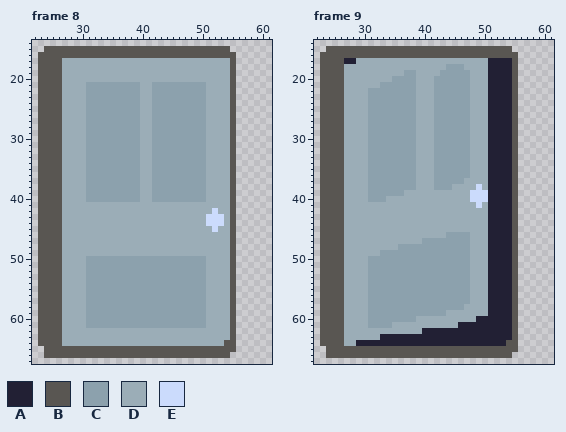
Pixel-art file -- Assets/Sprites/Base_Decor.aseprite. Above is the file before it was changed.
80x80 pixels, 11 frames. Shown: frame 8: x 22..61, y 14..67; frame 9: x 22..61, y 14..67. The commit also changed other frames, which this record leaves out.
Palette (. is transparent): A #222034  B #595652  C #8ca1ad  D #9badb7  E #cbdbfc
Pixels before, frame 8, first column x 23:
15 .BBBBBBBBBBBBBBBBBBBBBBBBBBBBBBB.
16 BBBBBBBBBBBBBBBBBBBBBBBBBBBBBBBBB
17 BBBBDDDDDDDDDDDDDDDDDDDDDDDDDDDDB
18 BBBBDDDDDDDDDDDDDDDDDDDDDDDDDDDDB
19 BBBBDDDDDDDDDDDDDDDDDDDDDDDDDDDDB
20 BBBBDDDDDDDDDDDDDDDDDDDDDDDDDDDDB
21 BBBBDDDDCCCCCCCCCDDCCCCCCCCCDDDDB
22 BBBBDDDDCCCCCCCCCDDCCCCCCCCCDDDDB
23 BBBBDDDDCCCCCCCCCDDCCCCCCCCCDDDDB
24 BBBBDDDDCCCCCCCCCDDCCCCCCCCCDDDDB
25 BBBBDDDDCCCCCCCCCDDCCCCCCCCCDDDDB
26 BBBBDDDDCCCCCCCCCDDCCCCCCCCCDDDDB
27 BBBBDDDDCCCCCCCCCDDCCCCCCCCCDDDDB
28 BBBBDDDDCCCCCCCCCDDCCCCCCCCCDDDDB
29 BBBBDDDDCCCCCCCCCDDCCCCCCCCCDDDDB
30 BBBBDDDDCCCCCCCCCDDCCCCCCCCCDDDDB
31 BBBBDDDDCCCCCCCCCDDCCCCCCCCCDDDDB
32 BBBBDDDDCCCCCCCCCDDCCCCCCCCCDDDDB
33 BBBBDDDDCCCCCCCCCDDCCCCCCCCCDDDDB
34 BBBBDDDDCCCCCCCCCDDCCCCCCCCCDDDDB
35 BBBBDDDDCCCCCCCCCDDCCCCCCCCCDDDDB
36 BBBBDDDDCCCCCCCCCDDCCCCCCCCCDDDDB
37 BBBBDDDDCCCCCCCCCDDCCCCCCCCCDDDDB
38 BBBBDDDDCCCCCCCCCDDCCCCCCCCCDDDDB
39 BBBBDDDDCCCCCCCCCDDCCCCCCCCCDDDDB
40 BBBBDDDDCCCCCCCCCDDCCCCCCCCCDDDDB
41 BBBBDDDDDDDDDDDDDDDDDDDDDDDDDDDDB
42 BBBBDDDDDDDDDDDDDDDDDDDDDDDDDEDDB
43 BBBBDDDDDDDDDDDDDDDDDDDDDDDDEEEDB
44 BBBBDDDDDDDDDDDDDDDDDDDDDDDDEEEDB
45 BBBBDDDDDDDDDDDDDDDDDDDDDDDDDEDDB
46 BBBBDDDDDDDDDDDDDDDDDDDDDDDDDDDDB
47 BBBBDDDDDDDDDDDDDDDDDDDDDDDDDDDDB
48 BBBBDDDDDDDDDDDDDDDDDDDDDDDDDDDDB
49 BBBBDDDDDDDDDDDDDDDDDDDDDDDDDDDDB
50 BBBBDDDDCCCCCCCCCCCCCCCCCCCCDDDDB
51 BBBBDDDDCCCCCCCCCCCCCCCCCCCCDDDDB
52 BBBBDDDDCCCCCCCCCCCCCCCCCCCCDDDDB
53 BBBBDDDDCCCCCCCCCCCCCCCCCCCCDDDDB
54 BBBBDDDDCCCCCCCCCCCCCCCCCCCCDDDDB
55 BBBBDDDDCCCCCCCCCCCCCCCCCCCCDDDDB
56 BBBBDDDDCCCCCCCCCCCCCCCCCCCCDDDDB
57 BBBBDDDDCCCCCCCCCCCCCCCCCCCCDDDDB
58 BBBBDDDDCCCCCCCCCCCCCCCCCCCCDDDDB
59 BBBBDDDDCCCCCCCCCCCCCCCCCCCCDDDDB
60 BBBBDDDDCCCCCCCCCCCCCCCCCCCCDDDDB
61 BBBBDDDDCCCCCCCCCCCCCCCCCCCCDDDDB
62 BBBBDDDDDDDDDDDDDDDDDDDDDDDDDDDDB
63 BBBBDDDDDDDDDDDDDDDDDDDDDDDDDDDDB
64 BBBBDDDDDDDDDDDDDDDDDDDDDDDDDDDBB
65 .BBBBBBBBBBBBBBBBBBBBBBBBBBBBBBBB
66 .BBBBBBBBBBBBBBBBBBBBBBBBBBBBBBB.
Pixels before, frame 9, first column x 23:
15 .BBBBBBBBBBBBBBBBBBBBBBBBBBBBBBB.
16 BBBBBBBBBBBBBBBBBBBBBBBBBBBBBBBBB
17 BBBBAADDDDDDDDDDDDDDDDDDDDDDAAAAB
18 BBBBDDDDDDDDDDDDDDDDDCCCDDDDAAAAB
19 BBBBDDDDDDDDDDCCDDDDCCCCCDDDAAAAB
20 BBBBDDDDDDDDCCCCDDDCCCCCCDDDAAAAB
21 BBBBDDDDDDCCCCCCDDDCCCCCCDDDAAAAB
22 BBBBDDDDCCCCCCCCDDDCCCCCCDDDAAAAB
23 BBBBDDDDCCCCCCCCDDDCCCCCCDDDAAAAB
24 BBBBDDDDCCCCCCCCDDDCCCCCCDDDAAAAB
25 BBBBDDDDCCCCCCCCDDDCCCCCCDDDAAAAB
26 BBBBDDDDCCCCCCCCDDDCCCCCCDDDAAAAB
27 BBBBDDDDCCCCCCCCDDDCCCCCCDDDAAAAB
28 BBBBDDDDCCCCCCCCDDDCCCCCCDDDAAAAB
29 BBBBDDDDCCCCCCCCDDDCCCCCCDDDAAAAB
30 BBBBDDDDCCCCCCCCDDDCCCCCCDDDAAAAB
31 BBBBDDDDCCCCCCCCDDDCCCCCCDDDAAAAB
32 BBBBDDDDCCCCCCCCDDDCCCCCCDDDAAAAB
33 BBBBDDDDCCCCCCCCDDDCCCCCCDDDAAAAB
34 BBBBDDDDCCCCCCCCDDDCCCCCCDDDAAAAB
35 BBBBDDDDCCCCCCCCDDDCCCCCCDDDAAAAB
36 BBBBDDDDCCCCCCCCDDDCCCCCCDDDAAAAB
37 BBBBDDDDCCCCCCCCDDDCCCCCDDDDAAAAB
38 BBBBDDDDCCCCCCCCDDDCCCDDDDEDAAAAB
39 BBBBDDDDCCCCCCDDDDDDDDDDDEEEAAAAB
40 BBBBDDDDCCCDDDDDDDDDDDDDDEEEAAAAB
41 BBBBDDDDDDDDDDDDDDDDDDDDDDEDAAAAB
42 BBBBDDDDDDDDDDDDDDDDDDDDDDDDAAAAB
43 BBBBDDDDDDDDDDDDDDDDDDDDDDDDAAAAB
44 BBBBDDDDDDDDDDDDDDDDDDDDDDDDAAAAB
45 BBBBDDDDDDDDDDDDDDDDDDDDDDDDAAAAB
46 BBBBDDDDDDDDDDDDDDDDDCCCCDDDAAAAB
47 BBBBDDDDDDDDDDDDDCCCCCCCCDDDAAAAB
48 BBBBDDDDDDDDDCCCCCCCCCCCCDDDAAAAB
49 BBBBDDDDDDCCCCCCCCCCCCCCCDDDAAAAB
50 BBBBDDDDCCCCCCCCCCCCCCCCCDDDAAAAB
51 BBBBDDDDCCCCCCCCCCCCCCCCCDDDAAAAB
52 BBBBDDDDCCCCCCCCCCCCCCCCCDDDAAAAB
53 BBBBDDDDCCCCCCCCCCCCCCCCCDDDAAAAB
54 BBBBDDDDCCCCCCCCCCCCCCCCCDDDAAAAB
55 BBBBDDDDCCCCCCCCCCCCCCCCCDDDAAAAB
56 BBBBDDDDCCCCCCCCCCCCCCCCCDDDAAAAB
57 BBBBDDDDCCCCCCCCCCCCCCCCCDDDAAAAB
58 BBBBDDDDCCCCCCCCCCCCCCCCDDDDAAAAB
59 BBBBDDDDCCCCCCCCCCCCCDDDDDDDAAAAB
60 BBBBDDDDCCCCCCCCDDDDDDDDDDAAAAAAB
61 BBBBDDDDCCCCDDDDDDDDDDDAAAAAAAAAB
62 BBBBDDDDDDDDDDDDDAAAAAAAAAAAAAAAB
63 BBBBDDDDDDAAAAAAAAAAAAAAAAAAAAAAB
64 BBBBDDAAAAAAAAAAAAAAAAAAAAAAAAABB
65 .BBBBBBBBBBBBBBBBBBBBBBBBBBBBBBBB
66 .BBBBBBBBBBBBBBBBBBBBBBBBBBBBBBB.
Now the later version:
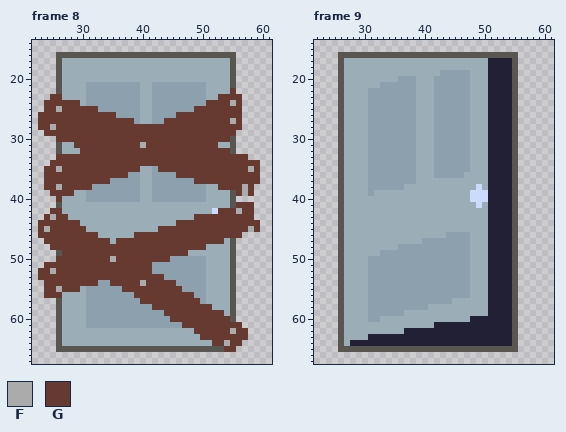
Colours new in this view: F #ababab  G #663931
What changed:
Changed rows in their new state; - is an unchanged pixel.
Frame 8:
first column x 23:
15 -...............................-----
16 ...----------------------------------
17 ...----------------------------------
18 ...----------------------------------
19 ...----------------------------------
20 ...----------------------------------
21 ...----------------------------------
22 ...-----------------------------G----
23 ..GG--------------------------GGGG---
24 .GGGGGG---------------------GGGGFG---
25 .GGFGGGGGG----------------GGGGGGGG---
26 GGGGGGGGGGGGG----------GGGGGGGGGGG---
27 GGGGGGGGGGGGGGGG-----GGGGGGGGGGGFG---
28 GGFGGGGGGGGGGGGGGGGGGGGGGGGGGGGGGG---
29 .GGGGGGGGGGGGGGGGGGGGGGGGGGGGGGGG----
30 ...GGGGGGGGGGGGGGGGGGGGGGGGGGGGG-----
31 ...---GGGGGGGGGGGFGGGGGGGGGGGG-------
32 ...----GGGGGGGGGGGGGGGGGGGGGGGGG-----
33 ...GGGGGGGGGGGGGGGGGGGGGGGGGGGGGGGG--
34 ..GGGGGGGGGGGGGGGGGGGGGGGGGGGGGGGGGGG
35 .GGFGGGGGGGGGGGGG---GGGGGGGGGGGGGGGFG
36 .GGGGGGGGGGGGGG--------GGGGGGGGGGGGGG
37 .GGGGGGGGGGG--------------GGGGGGGGGGG
38 .GGFGGGGG---------------------GGGGFG-
39 ..GGGG---------------------------GFG-
40 ...G---------------------------------
41 ...------------------------------GGG-
42 ..GG--------------------------GGGFGG-
43 .GFGG---------------------GGGGGGGGGG-
44 GGGGGGG----------------GGGGGGGGGGGGGG
45 GFGGGGGG------------GGGGGGGGGGGGGGGFG
46 GGGGGGGGGG------GGGGGGGGGGGGGGGGGG---
47 .GGGGGGGGGGG-GGGGGGGGGGGGGGGGGG------
48 ..GGGGGGGGGGGGGGGGGGGGGGGGGG---------
49 ...-GGGGGGGGGGGGGGGGGGGGG------------
50 ...GGGGGGGGGFGGGGGGGGG---------------
51 .GGGGGGGGGGGGGGGGGG------------------
52 GGFGGGGGGGGGGGGGGGG------------------
53 GGGGGGGGGGGGGGGGGGGGG----------------
54 .GGGGGGGGG--GGGGGFGGGGG--------------
55 .GGFGGG-------GGGGGGGGGG-------------
56 .GGG------------GGGGGGGGGG-----------
57 ...--------------GGGGGGGGGG----------
58 ...----------------GGGGGGGGGG--------
59 ...------------------GGGGGGGGGG------
60 ...-------------------GGGGGGGGGG-----
61 ...---------------------GGGGGGGGGG---
62 ...-----------------------GGGGGGFGG--
63 ...------------------------GGGGGGGG--
64 ...--------------------------GGFGG---
65 -..----------------------------GG----
66 -...............................-----
Frame 9:
first column x 23:
15 -...............................
16 ...-----------------------------
17 ...-DD--------------------------
18 ...------------------DDD--------
19 ...-----------DD----------------
20 ...---------D-------------------
21 ...-----------------------------
22 ...-----------------------------
23 ...-----------------------------
24 ...-----------------------------
25 ...-----------------------------
26 ...-----------------------------
27 ...-----------------------------
28 ...-----------------------------
29 ...-----------------------------
30 ...-----------------------------
31 ...-----------------------------
32 ...-----------------------------
33 ...-----------------------------
34 ...-----------------------------
35 ...-----------------------------
36 ...---------------------D-------
37 ...----------------DDDDD--------
38 ...-----------DD---DDD----------
39 ...------DDDDD------------------
40 ...-----DDD---------------------
41 ...-----------------------------
42 ...-----------------------------
43 ...-----------------------------
44 ...-----------------------------
45 ...-----------------------------
46 ...-----------------------------
47 ...-----------------------------
48 ...-----------------------------
49 ...-----------------------------
50 ...-----------------------------
51 ...-----------------------------
52 ...-----------------------------
53 ...-----------------------------
54 ...-----------------------------
55 ...-----------------------------
56 ...-----------------------------
57 ...-------------------DDD-------
58 ...---------------DDDDDD--------
59 ...-----------DDDDDDD-----------
60 ...-------DDDDDD---------A------
61 ...-----DDDD-------AAAA---------
62 ...-----------AAA---------------
63 ...-----AA----------------------
64 ...--A-------------------------A
65 -..-----------------------------
66 -...............................
